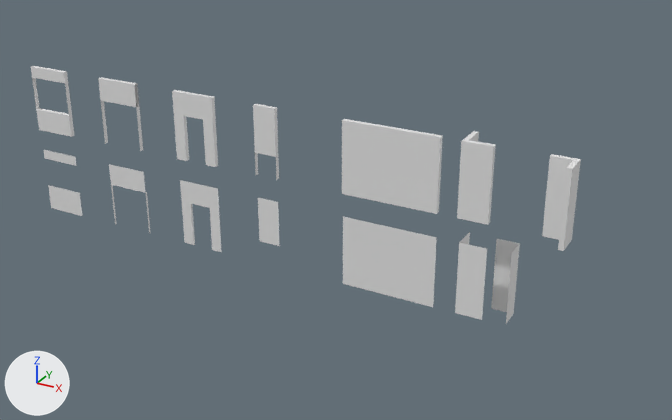
The Blender file vongott/Assets/Mesh/Walls/wall_basic.blend: old version first, new version second.
Before and after are seen from a 50 mm camera at (15.95, -29.66, 17.99) aimed at (-0.72, 0.65, 2.84). The axes (+X, +Y, +Z) are drawn at lower left. The lights are the same throughout.

Objects in the first picture: 'wall_basic_center', 'wall_basic_corner_270', 'wall_basic_corner_90', 'wall_basic_door_single', 'wall_basic_window', 'wall_collider_airduct', 'wall_collider_center', 'wall_collider_corner_270', 'wall_collider_corner_90', 'wall_collider_door_double', 'wall_collider_door_single', 'wall_collider_window'.
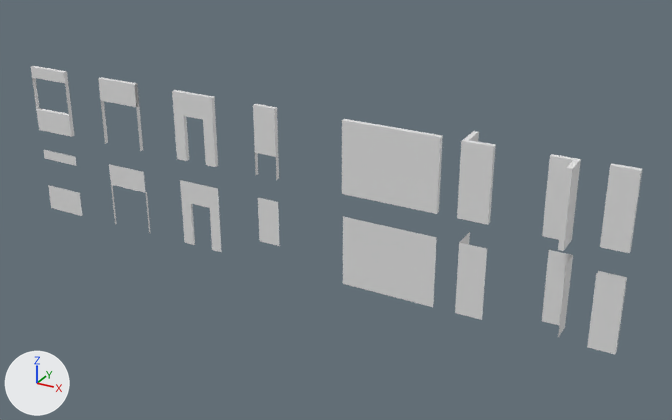
Changed parts and their boxes [x1, y1, x2, y2] in the pictures (672 x 420 px):
```json
{"object": "wall_basic_corner_270", "change": "moved", "before": [491, 239, 520, 324], "after": [542, 250, 573, 337]}
{"object": "wall_collider_end", "change": "added", "after": [600, 163, 642, 253]}
{"object": "wall_basic_end", "change": "added", "after": [587, 271, 627, 354]}
```

Scene script edits in JSON lines:
```json
{"op": "add", "block": "me_plane_006", "code": ["me_plane_006 = bpy.data.meshes.new('Plane.006')", "me_plane_006.from_pydata([(1.0, 0.0, 0.1), (1.0, 3.0, 0.1), (0.0, 0.0, 0.1), (0.0, 3.0, 0.1), (1.0, 0.0, -0.1), (1.0, 3.0, -0.1), (0.0, 0.0, -0.1), (0.0, 3.0, -0.1)], [], [(2, 0, 1, 3), (1, 0, 4, 5), (5, 4, 6, 7)])", "me_plane_006.materials.append(mat_wall_handrail_1_png)  # its picture is missing"]}
{"op": "add", "block": "me_plane_008", "code": ["me_plane_008 = bpy.data.meshes.new('Plane.008')", "me_plane_008.from_pydata([(1.0, 0.0, 0.1), (1.0, 3.0, 0.1), (0.0, 0.0, 0.1), (0.0, 3.0, 0.1), (1.0, 0.0, -0.1), (1.0, 3.0, -0.1), (0.0, 0.0, -0.1), (0.0, 3.0, -0.1), (0.0, 0.0, 0.1), (0.0, 3.0, 0.1)], [], [(2, 0, 1, 3), (1, 0, 4, 5), (5, 4, 6, 7), (7, 6, 8, 9), (5, 7, 9, 1), (0, 8, 6, 4)])", "me_plane_008.materials.append(mat_wall_handrail_1_png)  # its picture is missing"]}
{"op": "set", "path": "ob_wall_basic_corner_270.location", "old": "(7.0, 1.0, 0.0)", "new": "(9.0, 1.0, 0.0)"}
{"op": "add", "block": "ob_wall_basic_end", "code": ["ob_wall_basic_end = bpy.data.objects.new('wall_basic_end', me_plane_006)", "ob_wall_basic_end.location = (10.0, 0.0, 0.0)", "ob_wall_basic_end.rotation_euler = (1.571, 0.0, 0.0)  # degrees (90, 0, 0)"]}
{"op": "add", "block": "ob_wall_collider_end", "code": ["ob_wall_collider_end = bpy.data.objects.new('wall_collider_end', me_plane_008)", "ob_wall_collider_end.location = (10.0, 0.0, 4.0)", "ob_wall_collider_end.rotation_euler = (1.571, 0.0, 0.0)  # degrees (90, 0, 0)"]}
```
